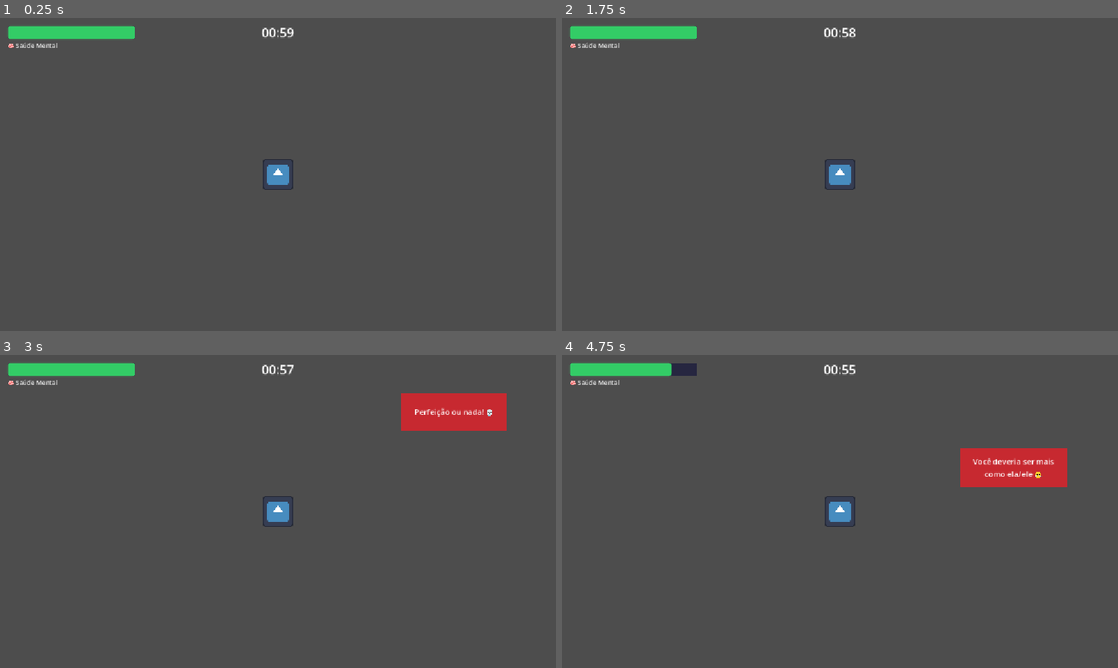
Above: before the commit, frames 1-4 (two rows, left to right).
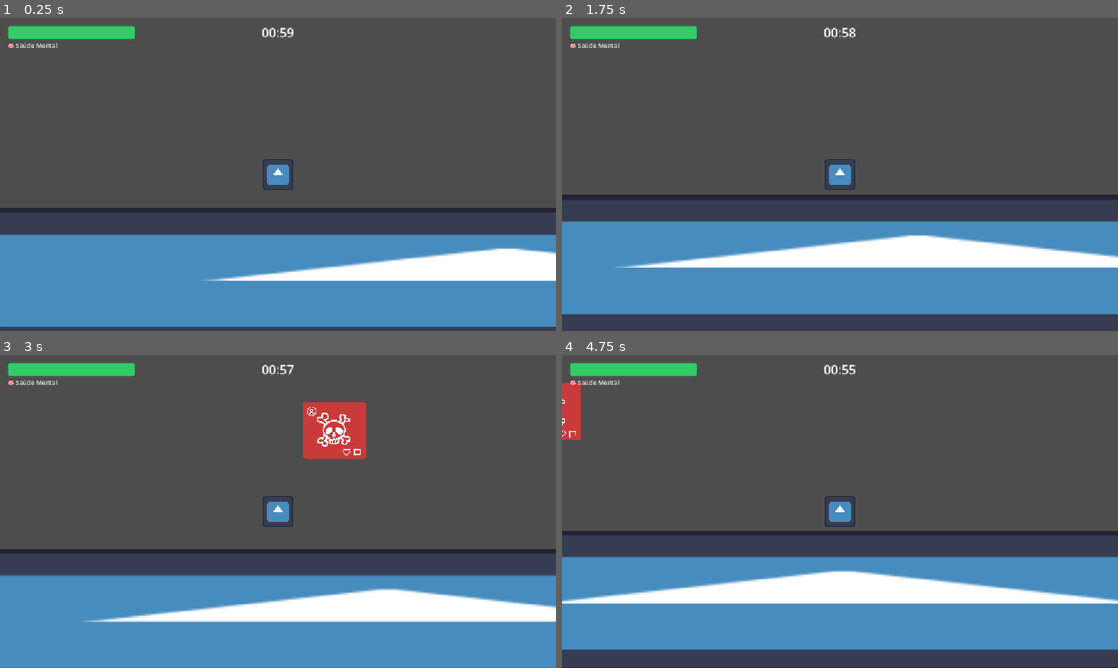
Above: after the commit, the same moments.

Repository: mota-pedro/projeto-ese
Game: Godot game, scene res://primeira_fase.tscn
Two runs of this game, one before a commit and one after it. Both use one fixed random seed, a clock stepped at 60 frames per second and the inputs below. The engine's default icon, where the game draws it, is replaced by a stand-in: a white triangle on a blue panel in a dark square.
Inputs:
- Up to frame 1 (0.25 s): no input
- Up to frame 2 (1.75 s): tap Enter (ui_accept) at 0.5, 0.6, 0.77, 1.07, 1.35, 1.52 s; hold Right (ui_right) from 0.53 s (still down)
- Up to frame 3 (3 s): tap Enter (ui_accept) at 1.82, 2.1, 2.85 s; release Right (ui_right) at 2.03 s; hold Left (ui_left) 2.03-2.78 s; hold Right (ui_right) from 2.78 s (still down)
- Up to frame 4 (4.75 s): tap Enter (ui_accept) at 3.02, 3.32, 3.6, 3.77, 4.07, 4.35, 4.52 s; release Right (ui_right) at 4.28 s; hold Left (ui_left) from 4.28 s (still down)

The runs differ from the first frame. In frame 1, 31% of the frame differs, in the area x 0-100%, y 60-99%; in frame 2, 32%; in frame 3, 36%, in the area x 0-100%, y 12-100%; in frame 4, 35%.

Commit message:
feat: tipos de posts corrigidos e movimentacao do player

Diff:
--- a/character_body_2d.gd
+++ b/character_body_2d.gd
@@ -4,13 +4,13 @@
 signal health_changed(current_health: int, max_health: int)
 
 const GRAVITY: float = 900.0
-const JUMP_FORCE: float = -500.0
-const MOVE_SPEED: float = 0.0  # O player não se move horizontalmente (cenário rola)
+const JUMP_FORCE: float = -550.0
+const MOVE_SPEED: float = 260.0
 
 var max_health: int = 10
 var health: int = 10
 var is_invincible: bool = false
-var invincibility_duration: float = 1.0  # segundos de invencibilidade após tomar dano
+var invincibility_duration: float = 1.0
 
 func _ready():
 	add_to_group("player")
@@ -22,11 +22,19 @@
 	else:
 		velocity.y = 0.0
 
-	# Pulo (espaço, seta pra cima, ou toque na tela)
-	if (Input.is_action_just_pressed("ui_accept") or Input.is_action_just_pressed("ui_up")) and is_on_floor():
+	# Movimento horizontal
+	var direction := Input.get_axis("ui_left", "ui_right")
+	velocity.x = direction * MOVE_SPEED
+
+	# Vira o sprite conforme a direção
+	if direction != 0:
+		$Sprite2D.flip_h = direction < 0
+
+	# Pulo
+	if (Input.is_action_just_pressed("ui_accept") or \
+		Input.is_action_just_pressed("ui_up")) and is_on_floor():
 		velocity.y = JUMP_FORCE
 
-	velocity.x = MOVE_SPEED
 	move_and_slide()
 
 func take_damage(amount: int):
@@ -36,7 +44,6 @@
 	emit_signal("health_changed", health, max_health)
 	_start_invincibility()
 	if health <= 0:
-		# Sinal de morte tratado pelo GameManager via health_changed
 		pass
 
 func heal(amount: int):
@@ -45,7 +52,6 @@
 
 func _start_invincibility():
 	is_invincible = true
-	# Pisca o sprite para indicar invencibilidade
 	var tween = create_tween()
 	tween.set_loops(int(invincibility_duration / 0.15))
 	tween.tween_property($Sprite2D, "modulate:a", 0.2, 0.075)
--- a/post.gd
+++ b/post.gd
@@ -5,59 +5,35 @@
 
 var post_type: PostType = PostType.NEGATIVE
 var speed: float = 280.0
-var post_text: String = ""
 
-# Textos negativos — baseados nos estigmas do levantamento
-const NEGATIVE_POSTS = [
-	"Só os bonitos têm sucesso 😈",
-	"Você não é bom o suficiente 💔",
-	"Todo mundo está se divertindo menos você 😒",
-	"Quantos likes você teve hoje? 🤡",
-	"Seu corpo não está no padrão 😬",
-	"Ninguém liga para o que você posta 🙄",
-	"Você deveria ser mais como ela/ele 😤",
-	"Perfeição ou nada! 💀",
-	"Olha como todo mundo viajou e você ficou em casa 🏠",
-	"Sem likes = sem valor 👎",
+const POSITIVE_SPRITES = [
+	preload("res://assets/posts/post_positivo_01.png"),
+	preload("res://assets/posts/post_positivo_02.png"),
 ]
 
-# Textos positivos — mensagens de apoio à saúde mental
-const POSITIVE_POSTS = [
-	"Você não precisa ser perfeito 💚",
-	"Comparar-se não te faz feliz 🌱",
-	"Cuide da sua saúde mental 🧠",
-	"Você é suficiente do jeito que é ✨",
-	"Pause as redes, respira fundo 🌬️",
-	"Likes não definem seu valor 💛",
-	"A vida real é mais bonita que o feed 🌻",
-	"Peça ajuda quando precisar 🤝",
-	"Você tem direito ao equilíbrio digital 📵",
-	"Seja gentil com você mesmo hoje 💙",
+const NEGATIVE_SPRITES = [
+	preload("res://assets/posts/post_negativo_01.png"),
+	preload("res://assets/posts/post_negativo_02.png"),
 ]
 
-@onready var label: Label = $Label
 @onready var hitbox: Area2D = $HitBox
-@onready var sprite: ColorRect = $ColorRect
+@onready var sprite: Sprite2D = $Sprite2D
 
 func _ready():
 	if hitbox:
 		hitbox.body_entered.connect(_on_body_entered)
 
-	_apply_type()
 
 func setup(type: PostType, spd: float):
 	post_type = type
 	speed = spd
+	_apply_type()
 
 func _apply_type():
 	if post_type == PostType.POSITIVE:
-		post_text = POSITIVE_POSTS[randi() % POSITIVE_POSTS.size()]
-		sprite.color = Color(0.18, 0.72, 0.42, 0.92)   # Verde
+		sprite.texture = POSITIVE_SPRITES[randi() % POSITIVE_SPRITES.size()]
 	else:
-		post_text = NEGATIVE_POSTS[randi() % NEGATIVE_POSTS.size()]
-		sprite.color = Color(0.82, 0.15, 0.18, 0.92)   # Vermelho
-
-	label.text = post_text
+		sprite.texture = NEGATIVE_SPRITES[randi() % NEGATIVE_SPRITES.size()]
 
 func _physics_process(delta):
 	position.x -= speed * delta
@@ -66,15 +42,9 @@
 
 func _on_body_entered(body):
 	if body.is_in_group("player"):
-		var hud = get_tree().get_first_node_in_group("hud")
-
 		if post_type == PostType.POSITIVE:
 			body.heal(2)
-			if hud:
-				hud.show_post_feedback("+" + post_text, true)
 		else:
 			body.take_damage(2)
-			if hud:
-				hud.show_post_feedback(post_text, false)
 
 		queue_free()
--- a/post.tscn
+++ b/post.tscn
@@ -1,33 +1,18 @@
-[gd_scene format=3 uid="uid://post_scene_001"]
+[gd_scene format=3 uid="uid://i4vcdsnfb363"]
 
-[ext_resource type="Script" path="res://post.gd" id="1_post"]
+[ext_resource type="Script" uid="uid://1dp1unmhfhsf" path="res://post.gd" id="1_post"]
 
 [sub_resource type="RectangleShape2D" id="RectangleShape2D_post"]
-size = Vector2(220, 80)
+size = Vector2(109, 80)
 
-[node name="Post" type="CharacterBody2D"]
+[node name="Post" type="CharacterBody2D" unique_id=688560938]
 script = ExtResource("1_post")
 
-[node name="ColorRect" type="ColorRect" parent="."]
-offset_left = -110.0
-offset_top = -40.0
-offset_right = 110.0
-offset_bottom = 40.0
-color = Color(0.18, 0.72, 0.42, 0.92)
-z_index = 0
-
-[node name="Label" type="Label" parent="."]
-offset_left = -105.0
-offset_top = -35.0
-offset_right = 105.0
-offset_bottom = 35.0
-autowrap_mode = 2
-horizontal_alignment = 1
-vertical_alignment = 1
-z_index = 1
-
-[node name="HitBox" type="Area2D" parent="."]
+[node name="HitBox" type="Area2D" parent="." unique_id=1779536864]
 collision_layer = 2
 
-[node name="CollisionShape2D" type="CollisionShape2D" parent="HitBox"]
+[node name="CollisionShape2D" type="CollisionShape2D" parent="HitBox" unique_id=1983261863]
 shape = SubResource("RectangleShape2D_post")
+
+[node name="Sprite2D" type="Sprite2D" parent="." unique_id=776604562]
+scale = Vector2(0.5, 0.5)
--- a/primeira_fase.tscn
+++ b/primeira_fase.tscn
@@ -24,83 +24,84 @@
 corner_radius_bottom_right = 6
 corner_radius_bottom_left = 6
 
-[node name="Node2D" type="Node2D"]
+[node name="Node2D" type="Node2D" unique_id=2052663765]
 script = ExtResource("1_main")
 
-[node name="Player" type="CharacterBody2D" parent="."]
+[node name="Player" type="CharacterBody2D" parent="." unique_id=174280586]
 position = Vector2(150, 380)
 script = ExtResource("2_player")
 
-[node name="Sprite2D" type="Sprite2D" parent="Player"]
+[node name="Sprite2D" type="Sprite2D" parent="Player" unique_id=1970136357]
 scale = Vector2(0.5, 0.5)
 texture = ExtResource("3_icon")
 
-[node name="CollisionShape2D" type="CollisionShape2D" parent="Player"]
+[node name="CollisionShape2D" type="CollisionShape2D" parent="Player" unique_id=1933610032]
 shape = SubResource("RectangleShape2D_player")
 
-[node name="Camera2D" type="Camera2D" parent="Player"]
+[node name="Camera2D" type="Camera2D" parent="Player" unique_id=495398000]
 
-[node name="StaticBody2D" type="StaticBody2D" parent="."]
+[node name="StaticBody2D" type="StaticBody2D" parent="." unique_id=358111518]
 
-[node name="CollisionShape2D" type="CollisionShape2D" parent="StaticBody2D"]
+[node name="CollisionShape2D" type="CollisionShape2D" parent="StaticBody2D" unique_id=909999681]
 position = Vector2(600, 500)
 shape = SubResource("RectangleShape2D_floor")
 
-[node name="GameManager" type="Node" parent="."]
+[node name="Sprite2D" type="Sprite2D" parent="StaticBody2D" unique_id=1711276685]
+position = Vector2(624.5, 625.5)
+scale = Vector2(31.070313, 2.2734373)
+texture = ExtResource("3_icon")
+
+[node name="GameManager" type="Node" parent="." unique_id=974755114]
 script = ExtResource("4_gm")
 
-[node name="HUD" type="CanvasLayer" parent="."]
+[node name="HUD" type="CanvasLayer" parent="." unique_id=1151483169]
 script = ExtResource("5_hud")
 
-[node name="HealthBar" type="ProgressBar" parent="HUD"]
+[node name="HealthBar" type="ProgressBar" parent="HUD" unique_id=482276373]
 offset_left = 16.0
 offset_top = 16.0
 offset_right = 280.0
 offset_bottom = 44.0
-min_value = 0.0
+theme_override_styles/background = SubResource("StyleBoxFlat_bg")
+theme_override_styles/fill = SubResource("StyleBoxFlat_fill")
 max_value = 10.0
 value = 10.0
 show_percentage = false
-theme_override_styles/background = SubResource("StyleBoxFlat_bg")
-theme_override_styles/fill = SubResource("StyleBoxFlat_fill")
 
-[node name="HealthIcon" type="Label" parent="HUD"]
+[node name="HealthIcon" type="Label" parent="HUD" unique_id=704897657]
 offset_left = 16.0
 offset_top = 48.0
 offset_right = 200.0
 offset_bottom = 70.0
+theme_override_font_sizes/font_size = 13
 text = "🧠 Saúde Mental"
-theme_override_font_sizes/font_size = 13
 
-[node name="TimerLabel" type="Label" parent="HUD"]
-offset_left = 0.0
+[node name="TimerLabel" type="Label" parent="HUD" unique_id=1560495774]
 offset_top = 12.0
 offset_right = 1152.0
 offset_bottom = 50.0
-horizontal_alignment = 1
 theme_override_font_sizes/font_size = 26
 text = "01:00"
+horizontal_alignment = 1
 
-[node name="MessageLabel" type="Label" parent="HUD"]
+[node name="MessageLabel" type="Label" parent="HUD" unique_id=1065016840]
 offset_left = 300.0
 offset_top = 250.0
 offset_right = 860.0
 offset_bottom = 380.0
+theme_override_font_sizes/font_size = 32
 horizontal_alignment = 1
 vertical_alignment = 1
-theme_override_font_sizes/font_size = 32
-text = ""
 
-[node name="PostLabel" type="Label" parent="HUD"]
+[node name="PostLabel" type="Label" parent="HUD" unique_id=1644599572]
 offset_left = 300.0
 offset_top = 80.0
 offset_right = 860.0
 offset_bottom = 130.0
+theme_override_font_sizes/font_size = 18
 horizontal_alignment = 1
 vertical_alignment = 1
-theme_override_font_sizes/font_size = 18
-text = ""
 
-[node name="ObstacleSpawner" type="Node2D" parent="."]
+[node name="ObstacleSpawner" type="Node2D" parent="." unique_id=59965253]
 script = ExtResource("6_spawner")
 post_scene = ExtResource("7_post")
Binary file added: assets/posts/post_negativo_01.png
Not shown, added: assets/posts/post_negativo_01.png.import
Binary file added: assets/posts/post_negativo_02.png
Not shown, added: assets/posts/post_negativo_02.png.import
Binary file added: assets/posts/post_positivo_01.png
Not shown, added: assets/posts/post_positivo_01.png.import
Binary file added: assets/posts/post_positivo_02.png
Not shown, added: assets/posts/post_positivo_02.png.import
Not shown: 1 places in primeira_fase.tscn that only renumber resources
